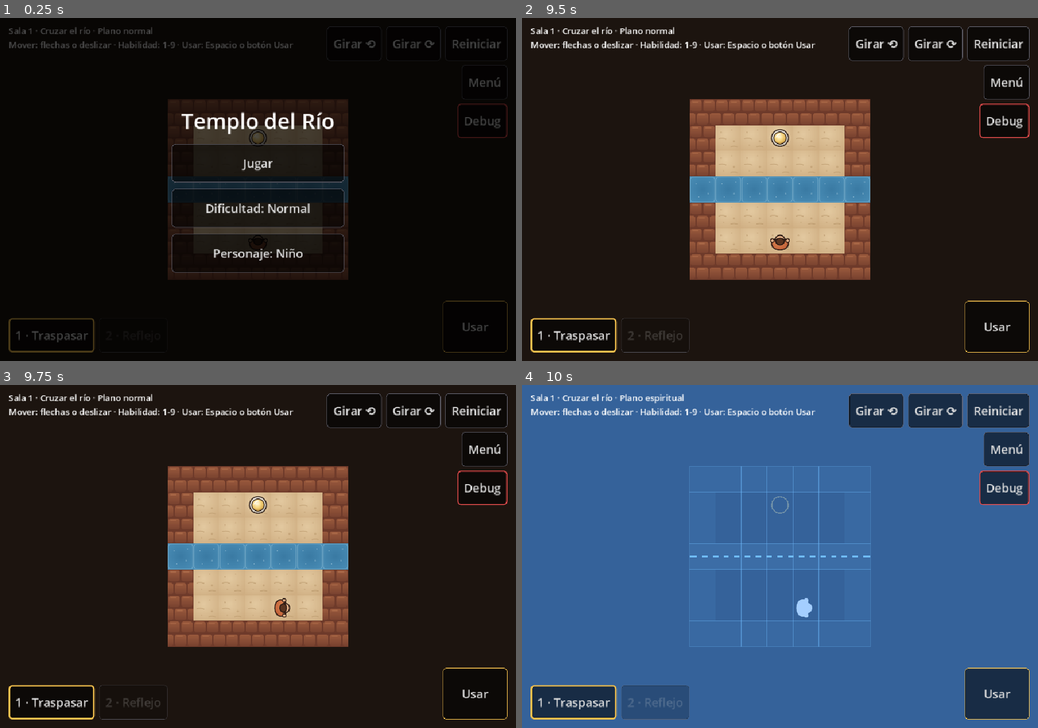
Above: before the commit, frames 1-4 (two rows, left to right).
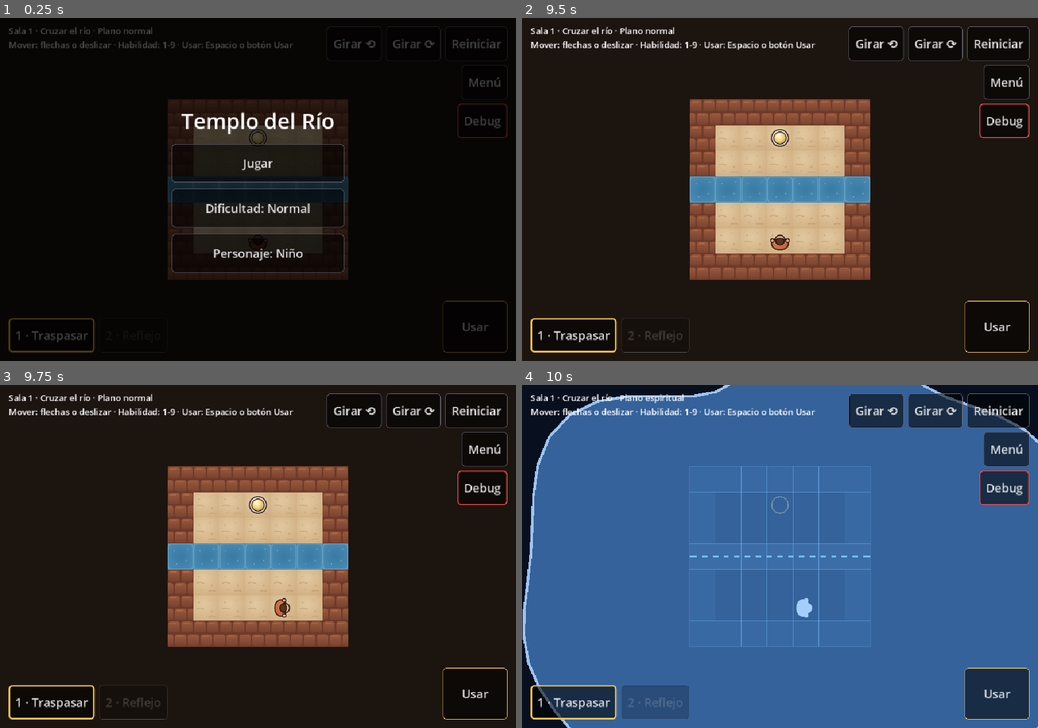
Above: after the commit, the same moments.

Repository: AngeloCS19/Juego
Game: Godot game, scene res://main.tscn
The game is run twice, just before and just after one commit, with the same random seed, the same clock (stepped at 60 frames per second) and the same inputs.
Inputs (mouse positions are in pixels of both pictures, inside the frame that each line leads up to):
- Up to frame 1 (0.25 s): no input
- Up to frame 2 (9.5 s): click "Reiniciar" at 0.5 s; click "Reiniciar" at 1.25 s; click "Reiniciar" at 2 s; click "Jugar" at 2.75 s; click "1 · Traspasar" at 3.5 s; click "Girar ⟲" at 4.25 s; click "Girar ⟳" at 5 s; click "Menú" at 5.75 s; click "Dificultad: Normal" at 6.5 s; click "Debug" at 7.25 s; click "Usar" at 8 s; click "Seguir" at 8.75 s
- Up to frame 3 (9.75 s): tap Enter at 9.5, 9.6 s; move the mouse to (371, 539) at 9.52 s; hold Right from 9.53 s (still down); click (371, 539) at 9.67 s
- Up to frame 4 (10 s): keep holding Right; tap Space at 9.77 s

Frames 1-3 are identical in both runs. In frame 4, 6.4% of the frame differs, in the area x 0-100%, y 0-100%.

Commit message:
Animación: mancha más breve, reflejo más ágil y reinicio con cortina
Co-Authored-By: Claude Opus 5.5 (1M context) <noreply@anthropic.com>
Claude-Session: https://claude.ai/code/session_01FW9kqJQu3akPxuozoXXvar

Diff:
--- a/scripts/cortina.gd
+++ b/scripts/cortina.gd
@@ -2,7 +2,7 @@
 extends Control
 ## Transición entre salas: como un espejo que se cierra. Dos mitades oscuras avanzan desde los bordes
 ## hasta juntarse en el eje (una línea punteada celeste), se carga la sala siguiente y se vuelven a abrir.
-## También dibuja la flecha circular de Reiniciar, que gira hacia atrás como rebobinando.
+## Al Reiniciar se cierra igual, pero en vez del eje gira en el centro una flecha circular hacia atrás.
 
 const DURACION := 0.35  # segundos para cerrar (y otros tantos para abrir)
 const OSCURO := Color(0.05, 0.04, 0.08)
@@ -12,7 +12,7 @@
 	set(valor):
 		cierre = valor
 		queue_redraw()
-var flecha := 0.0:  # avance de la animación de Reiniciar, de 0 a 1 (0: no se ve)
+var flecha := -1.0:  # vuelta de la flecha de Reiniciar, de 0 a 1 (negativa: no hay flecha, se dibuja el eje)
 	set(valor):
 		flecha = valor
 		queue_redraw()
@@ -25,26 +25,25 @@
 
 
 ## Cierra, llama a "en_medio" (cargar la sala nueva) con la pantalla tapada, y abre.
-func pasar(eje_vertical: bool, en_medio: Callable) -> Tween:
+func pasar(eje_vertical: bool, en_medio: Callable, espera := 0.1) -> Tween:
 	vertical = eje_vertical
 	mouse_filter = Control.MOUSE_FILTER_STOP  # mientras dura, los toques no llegan al mapa
 	var t := create_tween()
 	t.tween_property(self, "cierre", 1.0, DURACION).set_trans(Tween.TRANS_QUAD).set_ease(Tween.EASE_IN)
 	t.tween_callback(en_medio)
-	t.tween_interval(0.1)
+	t.tween_interval(espera)
 	t.tween_property(self, "cierre", 0.0, DURACION).set_trans(Tween.TRANS_QUAD).set_ease(Tween.EASE_OUT)
 	t.tween_callback(func(): mouse_filter = Control.MOUSE_FILTER_IGNORE)
 	return t
 
 
-## Reiniciar: una flecha circular aparece en el centro, da una vuelta hacia atrás y se desvanece.
-func rebobinar() -> void:
-	mouse_filter = Control.MOUSE_FILTER_STOP
-	var t := create_tween()
-	t.tween_property(self, "flecha", 1.0, 0.7).from(0.0)
-	t.tween_callback(func():
-		flecha = 0.0
-		mouse_filter = Control.MOUSE_FILTER_IGNORE)
+## Reiniciar: la misma cortina, mientras la flecha da una vuelta hacia atrás en todo ese tiempo.
+func rebobinar(eje_vertical: bool, en_medio: Callable) -> Tween:
+	var t := pasar(eje_vertical, en_medio, 0.4)  # tapada un poco más, para ver girar la flecha
+	var giro := create_tween()
+	giro.tween_property(self, "flecha", 1.0, DURACION * 2 + 0.4).from(0.0)
+	t.finished.connect(func(): flecha = -1.0)
+	return t
 
 
 func activa() -> bool:
@@ -52,8 +51,6 @@
 
 
 func _draw() -> void:
-	if flecha > 0.0:
-		_dibujar_flecha()
 	if cierre <= 0.0:
 		return
 	var s := size
@@ -67,32 +64,24 @@
 		draw_rect(Rect2(0, s.y - h, s.x, h), OSCURO)
 	# El eje aparece cuando el espejo está casi cerrado.
 	var brillo := clampf((cierre - 0.7) / 0.3, 0.0, 1.0)
-	if brillo > 0.0:
+	if brillo > 0.0 and flecha >= 0.0:
+		_dibujar_flecha(brillo)
+	elif brillo > 0.0:
 		var a := Vector2(s.x / 2, 0) if vertical else Vector2(0, s.y / 2)
 		var b := Vector2(s.x / 2, s.y) if vertical else Vector2(s.x, s.y / 2)
 		draw_dashed_line(a, b, Color(CELESTE, brillo), 4.0, 18.0)
 
 
-## Flecha de casi una vuelta con la punta hacia atrás (sentido antihorario), con el contorno café
-## y el relleno crema de los sprites. Aparece con un saltito, gira una vuelta y se desvanece.
-func _dibujar_flecha() -> void:
-	var alfa := sin(PI * flecha)
-	var escala := 1.0 + 0.25 * sin(PI * minf(flecha * 2.0, 1.0))
+## Flecha de casi una vuelta, celeste como el eje, con la punta hacia atrás (sentido antihorario).
+## Gira una vuelta completa hacia atrás, como rebobinando.
+func _dibujar_flecha(brillo: float) -> void:
 	var centro := size / 2
-	var radio := 56.0 * escala
-	var giro := -TAU * ease(flecha, -2.0)  # arranca y frena suave
-	var inicio := -PI / 2 + giro
-	var fin := inicio + TAU * 0.82
-	draw_circle(centro, radio + 34.0, Color(OSCURO, 0.55 * alfa))
-	var cafe := Color(0.17, 0.1, 0.08, alfa)
-	var crema := Color(0.96, 0.94, 0.89, alfa)
-	draw_arc(centro, radio, inicio + 0.25, fin, 48, cafe, 20.0)
-	draw_arc(centro, radio, inicio + 0.27, fin - 0.02, 48, crema, 11.0)
+	var radio := minf(size.x, size.y) * 0.12
+	var inicio := -PI / 2 - TAU * ease(flecha, -2.0)  # arranca y frena suave
+	var color := Color(CELESTE, brillo)
+	draw_arc(centro, radio, inicio + 0.3, inicio + TAU * 0.82, 48, color, radio * 0.16)
 	# La punta, en el comienzo del arco, apunta en sentido antihorario (hacia atrás).
 	var base := centro + Vector2.from_angle(inicio + 0.3) * radio
-	var tangente := Vector2.from_angle(inicio + 0.3 - PI / 2)  # dirección antihoraria en la pantalla
+	var tangente := Vector2.from_angle(inicio + 0.3 - PI / 2)
 	var normal := Vector2.from_angle(inicio + 0.3)
-	var punta := PackedVector2Array([base + tangente * 30.0 * escala, base + normal * 22.0 * escala, base - normal * 22.0 * escala])
-	draw_colored_polygon(punta, crema)
-	punta.append(punta[0])
-	draw_polyline(punta, cafe, 4.0)
+	draw_colored_polygon(PackedVector2Array([base + tangente * radio * 0.45, base + normal * radio * 0.32, base - normal * radio * 0.32]), color)
--- a/scripts/main.gd
+++ b/scripts/main.gd
@@ -243,13 +243,14 @@
 			_girar(1)
 
 
-## Reiniciar la sala a pedido del jugador: las reglas vuelven al inicio al instante,
-## y la flecha circular de la cortina gira hacia atrás mientras las piezas regresan a su lugar.
+## Reiniciar la sala a pedido del jugador: la misma cortina que entre salas, pero en el centro
+## gira una flecha circular hacia atrás en lugar del eje. La sala se reinicia con la pantalla tapada.
 func _reiniciar() -> void:
 	if _cortina.activa() or sala.cayendo():
 		return
-	sala.reiniciar()
-	_cortina.rebobinar()
+	get_tree().paused = true
+	var t := _cortina.rebobinar(_eje_vertical(), sala.reiniciar)
+	t.finished.connect(func(): get_tree().paused = _menu.visible or _dialogo.visible)
 
 
 func _elegir(i: int) -> void:
@@ -449,14 +450,17 @@
 ## Cambia a la sala "indice" con la transición de espejo, que se cierra sobre el eje de la sala que termina.
 ## El juego queda en pausa mientras tanto; al final sigue en pausa solo si se abrió un diálogo o el menú.
 func _pasar_de_sala() -> void:
+	get_tree().paused = true
+	_dedo_abajo = false
+	var t := _cortina.pasar(_eje_vertical(), _cargar_sala)
+	t.finished.connect(func(): get_tree().paused = _menu.visible or _dialogo.visible)
+
+
+## ¿El eje de la sala se ve vertical en pantalla? Si la cámara está girada un cuarto de vuelta, se ve al revés.
+func _eje_vertical() -> bool:
 	var plano = sala.datos["plano_espiritual"]
 	var eje: String = (plano[0] if plano is Array else plano).get("eje", "horizontal")
-	# Si la cámara está girada un cuarto de vuelta, en pantalla el eje se ve al revés.
-	var vertical := (eje == "vertical") != (giro % 2 == 1)
-	get_tree().paused = true
-	_dedo_abajo = false
-	var t := _cortina.pasar(vertical, _cargar_sala)
-	t.finished.connect(func(): get_tree().paused = _menu.visible or _dialogo.visible)
+	return (eje == "vertical") != (giro % 2 == 1)
 
 
 func _on_sala_completada() -> void:
--- a/scripts/sala.gd
+++ b/scripts/sala.gd
@@ -53,9 +53,9 @@
 const COLOR_LAVA := Color(0.95, 0.4, 0.2)
 # Animaciones: solo cambian el dibujo. Las reglas ya cambiaron al instante, así las pruebas no esperan.
 const DURACION_PASO := 0.12  # segundos que tarda en verse un paso o un empujón
-const DURACION_REFLEJO := 1.2  # lo que tarda el reflejo en viajar al otro lado del eje: despacio, es lo que se aprende
+const DURACION_REFLEJO := 0.6  # lo que tarda el reflejo en viajar al otro lado del eje: se ve, es lo que se aprende
 const DURACION_CAIDA := 0.6  # main.gd espera esto antes de abrir la ventana de derrota
-const DURACION_MANCHA := 0.7  # la mancha de tinta que se expande al Traspasar
+const DURACION_MANCHA := 0.5  # la mancha de tinta que se expande al Traspasar
 
 var datos: Dictionary
 var mapa: Array = []
@@ -391,11 +391,9 @@
 				# El reflejo viaja en línea recta desde la piedra, cruzando el eje en ángulo recto.
 				# Al traspasar, el viaje empieza cuando la mancha ya casi pasó, para que se vea bien.
 				var viaje := minf(_t_plano - DURACION_MANCHA * 0.8, p.get("t_marca", 9.0))
-				var k := smoothstep(0.0, DURACION_REFLEJO, viaje)
+				var k := ease(clampf(viaje / DURACION_REFLEJO, 0.0, 1.0), 0.4)  # sale rápido y frena al llegar
 				for t in transformaciones:  # un reflejo por cada eje
 					var imagen := _centro(t.aplicar(p["pos"]))
-					if k > 0.0 and k < 1.0:  # el rastro va de la piedra hasta donde va el reflejo
-						draw_line(centro, centro.lerp(imagen, k), Color(CELESTE, 0.7 * (1.0 - k * k)), 3.0)
 					var r_imagen := Rect2(centro.lerp(imagen, k) - Vector2.ONE * TAM * 0.5, Vector2.ONE * TAM)
 					draw_texture_rect(_silueta(_tex_piedra(p)), r_imagen, false, Color(CELESTE, 0.3 + 0.55 * k))
 			continue
@@ -454,7 +452,7 @@
 	var minimo := 1.0
 	for o in _mancha_onda:
 		minimo -= o.x
-	var radio := ease(minf(k / 0.6, 1.0), 0.4) * lejos / minimo  # cubre todo a 60 % del tiempo y luego se desvanece
+	var radio := ease(minf(k / 0.8, 1.0), 0.8) * lejos / minimo  # llega a la esquina más lejana al 80 % del tiempo
 	var color := Color(0.35, 0.65, 1.0) if espiritual else Color(0.95, 0.8, 0.55)
 	var borde := PackedVector2Array()
 	for i in 64:
@@ -463,7 +461,7 @@
 		for o in _mancha_onda:
 			r += o.x * sin(o.y * angulo + o.z + _t * 4.0)  # el borde se sigue moviendo, como tinta en agua
 		borde.append(_mancha_en + Vector2.from_angle(angulo) * radio * r)
-	var alfa := 1.0 - smoothstep(0.55, 1.0, k)
+	var alfa := 1.0 - smoothstep(0.45, 0.85, k)  # se desvanece mientras llega al borde: casi no tapa la pantalla
 	draw_colored_polygon(borde, Color(color, 0.55 * alfa))
 	borde.append(borde[0])
 	draw_polyline(borde, Color(color.lightened(0.5), 0.9 * alfa), 5.0)
Not shown, changed: README.md
